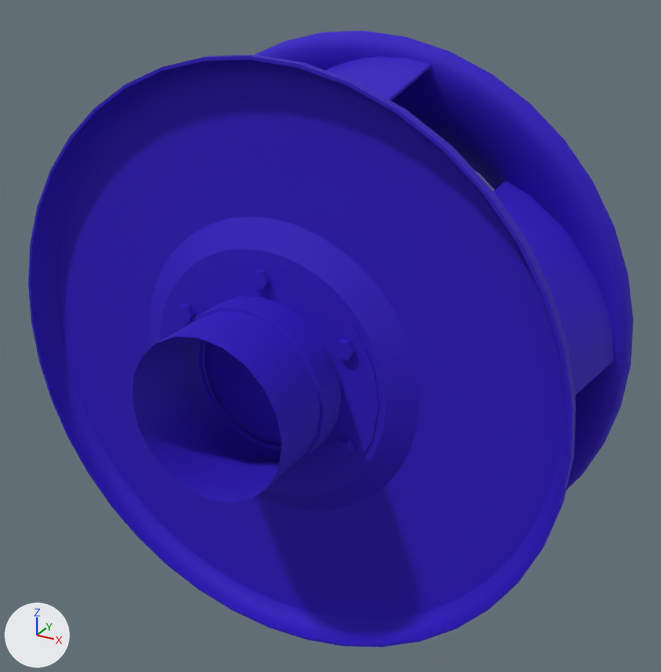
Before and after pictures for a commit that changed the FBX model models/fbx/ustanovka/vent_nasos_ventil.FBX.
The view is the same before and after, from a 50 mm camera at (0.303, -0.555, 0.271) aimed at (0.01, -0.021, 0.005). Lighting does not change. The marker at lower left points along +X, +Y and +Z.

Names of what the first picture shows: 'vent_nasos_ventil'.
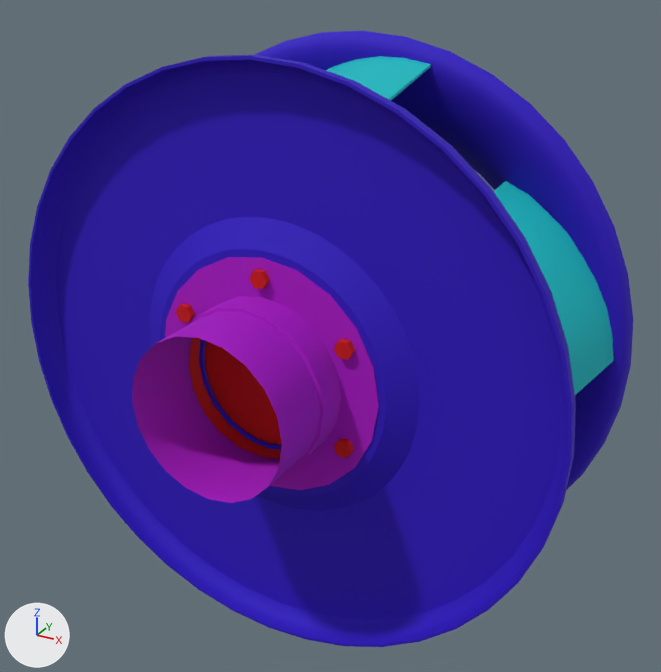
Where the change shows, as pixel boxes [x1, y1, x2, y2] in the pictures (661 x 672 px):
```json
{"part": 1, "of": "me_mesh", "change": "recoloured", "before": [132, 257, 379, 503], "after": [132, 257, 379, 503]}
{"part": 2, "of": "me_mesh", "change": "recoloured", "before": [176, 269, 355, 459], "after": [176, 269, 355, 459], "on screen": "blue to red"}
{"part": 3, "of": "me_mesh", "change": "recoloured", "before": [326, 56, 614, 395], "after": [326, 56, 614, 395], "on screen": "blue to cyan"}
```

Edits to the scene script, one JSON object a line:
```json
{"op": "add", "block": "mat_02___default_002", "code": ["mat_02___default_002 = principled_material('02 - Default.002')", "mat_02___default_002.base_color = (0.604, 0.0, 0.0)  # red #cc0000", "mat_02___default_002.roughness = 0.859"]}
{"op": "add", "block": "mat_02___default_003", "code": ["mat_02___default_003 = principled_material('02 - Default.003')", "mat_02___default_003.base_color = (0.0, 0.478, 0.522)  # cyan #00b8bf", "mat_02___default_003.roughness = 0.859"]}
{"op": "add", "block": "mat_02___default_001", "code": ["mat_02___default_001 = principled_material('02 - Default.001')", "mat_02___default_001.base_color = (0.404, 0.0, 0.553)  # pink #aa00c4", "mat_02___default_001.roughness = 0.859"]}
{"block": "me_mesh", "where": "me_mesh.from_pydata(...)  # 1895 vertices, 3464 faces; spans x -163.0..105.0, y -210.0..210.0, z -210.0..210.0"}
{"block": "me_mesh", "where": "# used by ob_vent_nasos_ventil; location = (0.0, 0.0, 0.0); rotation_euler = (-1.571, 0.0, -1.571), in degrees (-90, 0, -90); scale = (-0.001, -0.001, -0.001)"}
{"block": "me_mesh", "change": "me_mesh part 1: 200 of the faces centred in x -148.0..-94.0, y -83.0..83.0, z -83.0..83.0 switch from mat_02___default (blue #2a00c0) to mat_02___default_001 (pink #aa00c4)"}
{"block": "me_mesh", "change": "me_mesh part 2: 444 of the faces centred in x -100.0..-82.0, y -76.0..76.0, z -67.0..67.0 switch from mat_02___default (blue #2a00c0) to mat_02___default_002 (red #cc0000)"}
{"block": "me_mesh", "change": "me_mesh part 3: all 180 faces centred in x -44.0..8.0, y -181.0..185.0, z -191.0..171.0 switch from mat_02___default (blue #2a00c0) to mat_02___default_003 (cyan #00b8bf)"}
```
